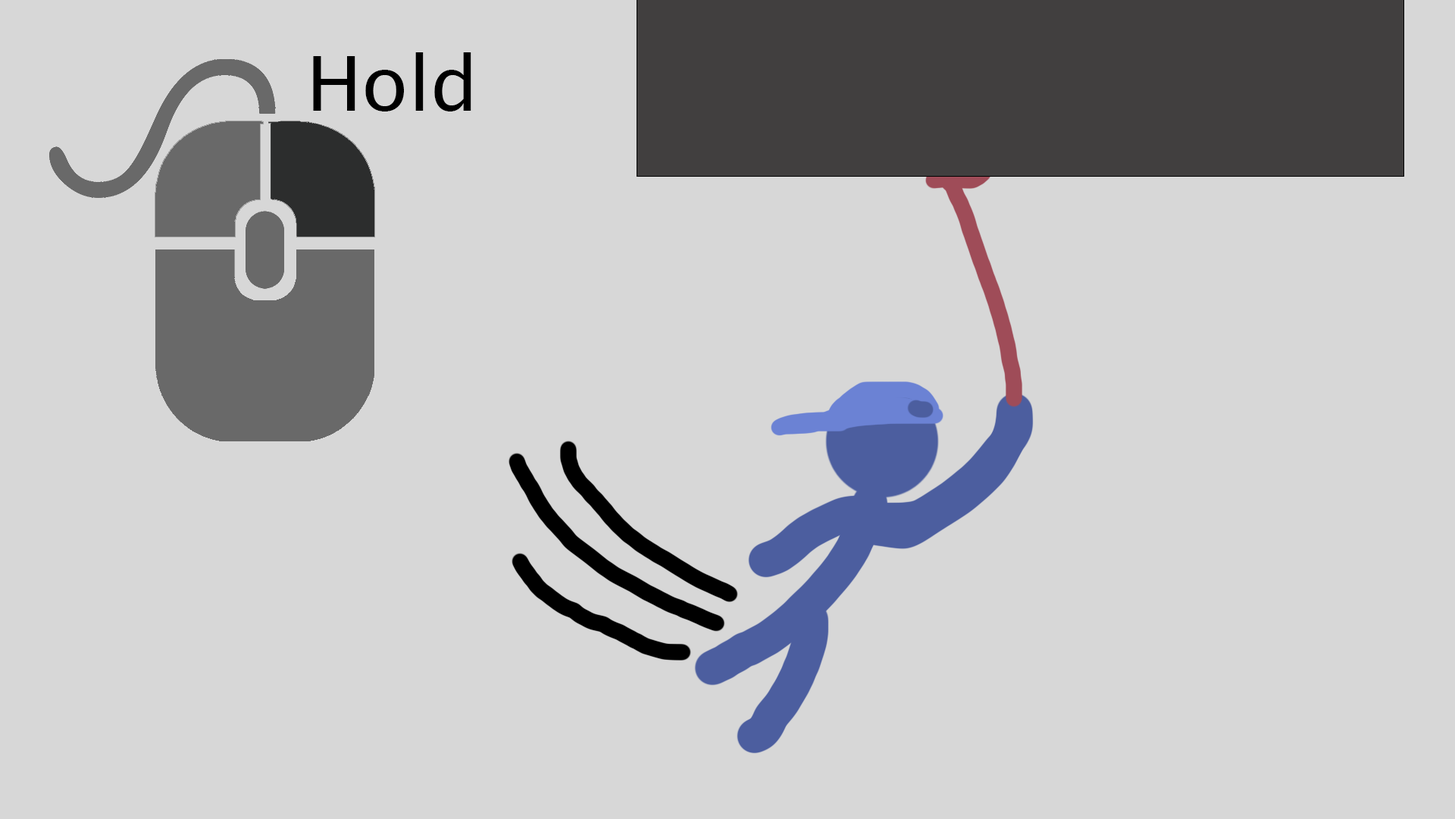
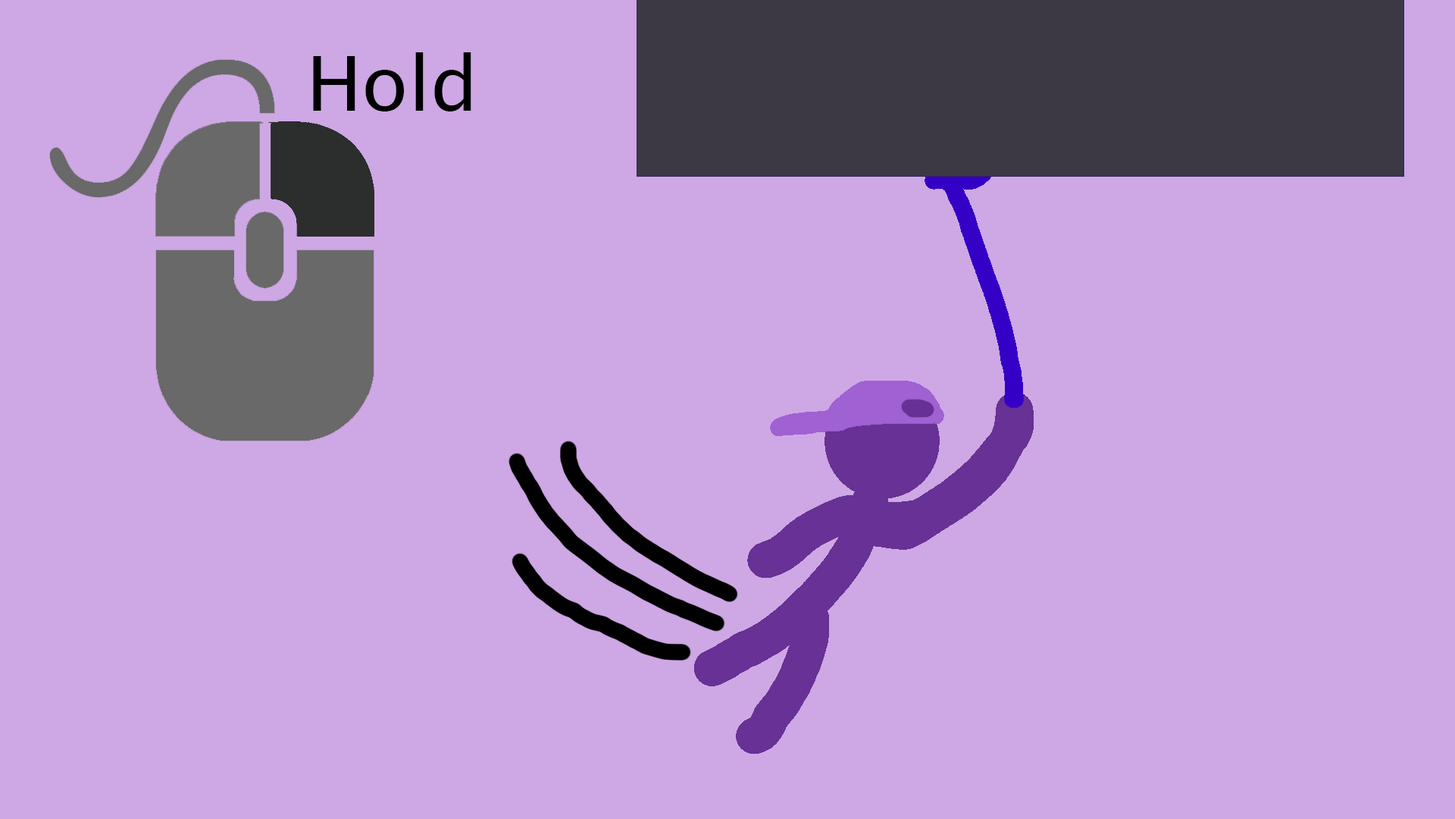
Comparing the layer stacks of the two (1455, 819) images. Changes:
painted on "Rectangle 1" over [636, 0, 1405, 177]
painted on "Layer 1" over [213, 162, 1034, 754]
painted on "pngkey.com-pc-icon-png-2074483" over [0, 0, 1455, 819]
